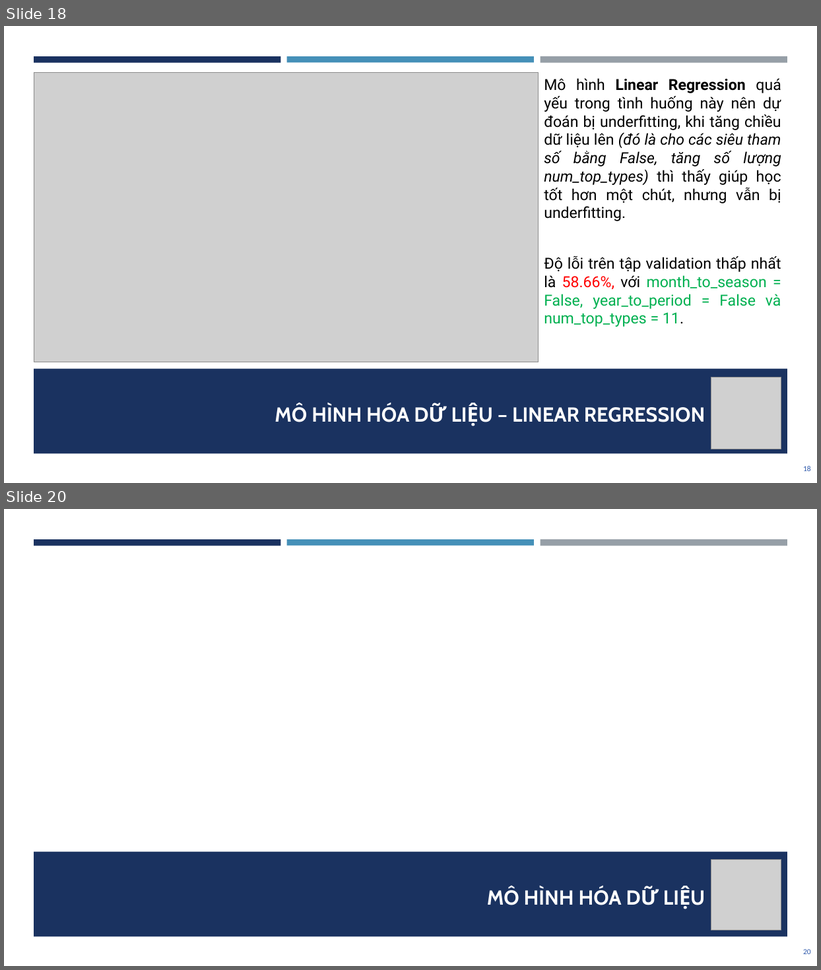
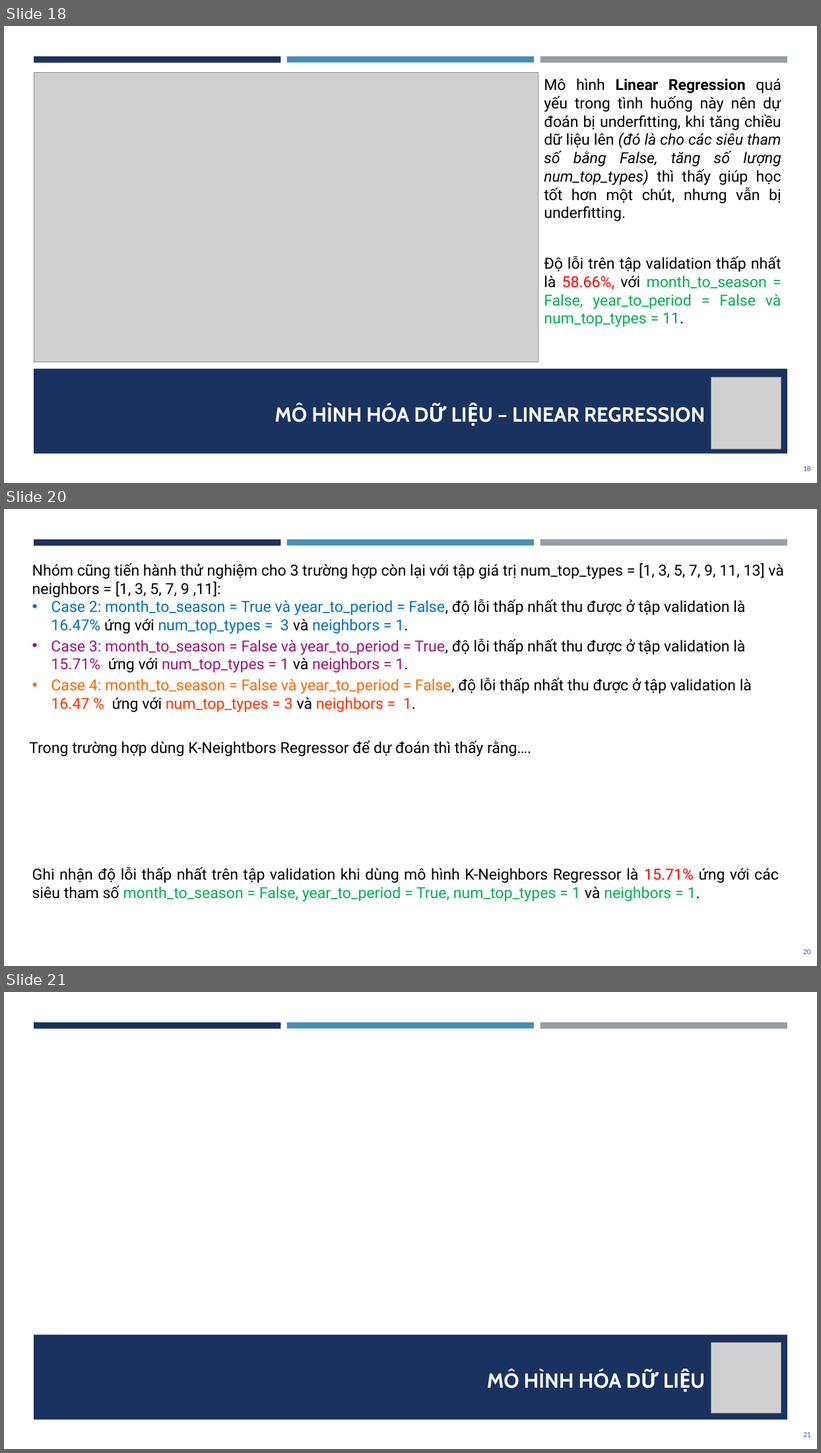
Before and after one commit to dpnam/DS-Final-Project, a slide deck: report-slide/BaoCaoCuoiKy_DS.pptx. Shown one above the other, each under a label of ours: slides 18 and 20 before the commit, slides 18, 20 and 21 after it; the slides between them are not shown. The pictures are 821x970 and 821x1453 pixels, drawn with LibreOffice and Linux fonts; fonts in the diff are those of the drawing; grey boxes stand for pictures. Boxes give left, top, right and bottom in pixels: in the first picture for what was removed or moved away, otherwise in the second. Text is boxed around its words. In the diff, an @@ line names an element or a change of style, - is before the commit and + after.

Commit message:
done model K-Neighbors Regressor

```diff
--- a/report-slide/BaoCaoCuoiKy_DS.pptx
+++ b/report-slide/BaoCaoCuoiKy_DS.pptx
@@ slide 20 added at [4,509,817,966], background #FFFFFF @@
@@ rectangle added at [34,539,281,545], fill #1A3260 @@
@@ rectangle added at [287,539,534,545], fill #4590B8 @@
@@ rectangle added at [540,539,787,546], fill #969FA7 @@
@@ rectangle added at [4,557,817,966], fill #FFFFFF @@
@@ text added at [32,563,784,712], 18 pt, text #000000 @@
+Nhóm cũng tiến hành thử nghiệm cho 3 trường hợp còn lại với tập giá trị num_top_types = [1, 3, 5, 7, 9, 11, 13] và neighbors = [1, 3, 5, 7, 9 ,11]:
+• Case 2: month_to_season = True và year_to_period = False, độ lỗi thấp nhất thu được ở tập validation là 16.47% ứng với num_top_types = 3 và neighbors = 1.
+• Case 3: month_to_season = False và year_to_period = True, độ lỗi thấp nhất thu được ở tập validation là 15.71% ứng với num_top_types = 1 và neighbors = 1.
+• Case 4: month_to_season = False và year_to_period = False, độ lỗi thấp nhất thu được ở tập validation là 16.47 % ứng với num_top_types = 3 và neighbors = 1.
@@ text added at [29,740,531,757], 18 pt, text #000000 @@
+Trong trường hợp dùng K-Neightbors Regressor để dự đoán thì thấy rằng….
@@ text added at [32,867,779,902], 18 pt, text #000000 @@
+Ghi nhận độ lỗi thấp nhất trên tập validation khi dùng mô hình K-Neighbors Regressor là 15.71% ứng với các siêu tham số month_to_season = False, year_to_period = True, num_top_types = 1 và neighbors = 1.
@@ page number added at [803,949,811,955], 9 pt, text #2F5AAC @@
+20
@@ what was slide 20 is now slide 21 @@
@@ page number at [803,1432,811,1438]: text changed @@
-20
+21
```
Also in this commit, not shown: 2 slides changed, 1 other slide added, 1 slide removed, 1 other file.
